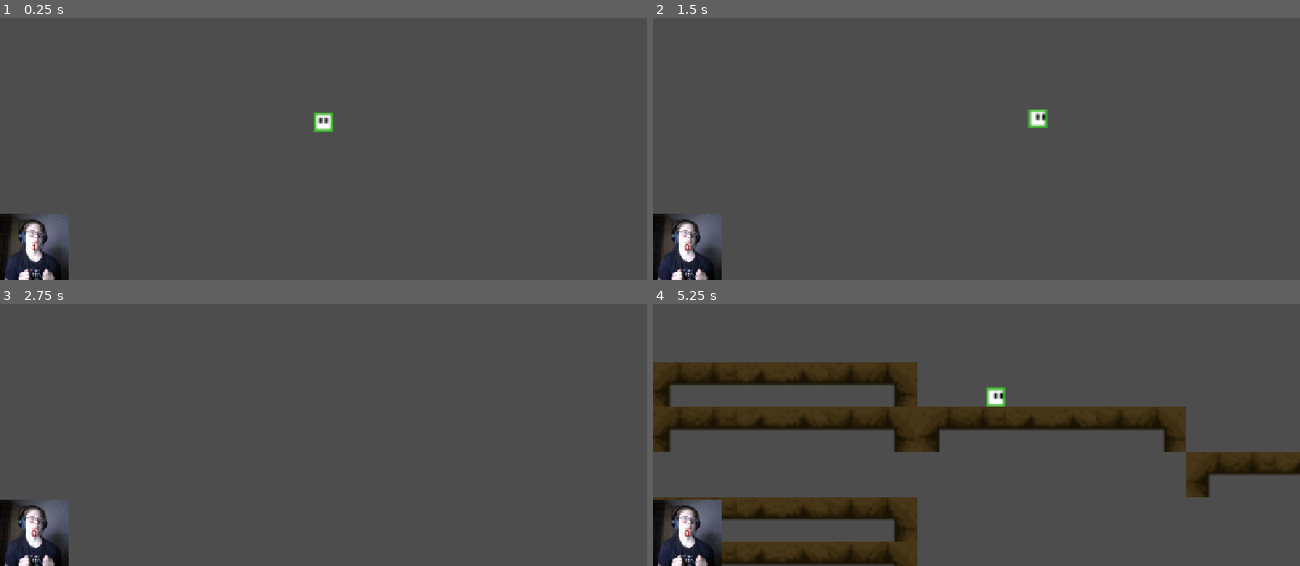
Above: before the commit, frames 1-4 (two rows, left to right).
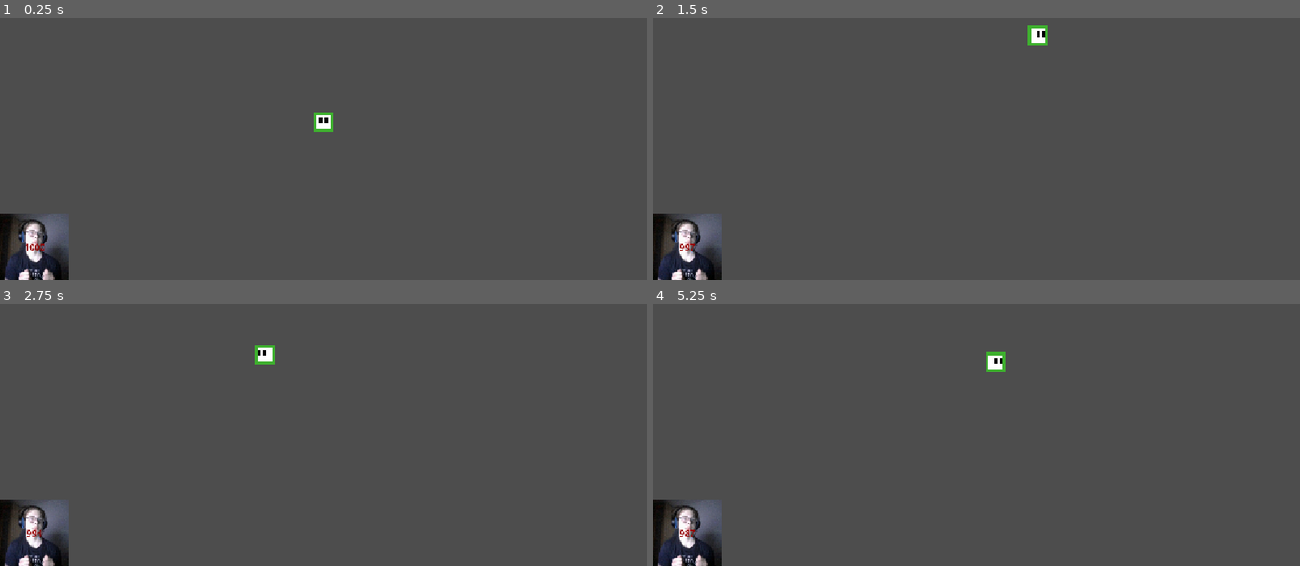
Above: after the commit, the same moments.

Repository: bk23miner/le-Gabe
Game: Godot game, scene res://scenes/Main.tscn
Same seed, same stepped clock (60 frames per second), same inputs: the game is played once before the commit and once after it.
Inputs:
- Up to frame 1 (0.25 s): no input
- Up to frame 2 (1.5 s): hold D (right) from 0.53 s (still down); tap Shift (dash) at 0.6 s; tap Space (jump) at 0.77, 0.8, 1.07, 1.35 s
- Up to frame 3 (2.75 s): tap Space (jump) at 1.52, 1.82, 2.3 s; tap Shift (dash) at 1.55, 2.1 s; release D (right) at 2.03 s; hold A (left) from 2.03 s (still down)
- Up to frame 4 (5.25 s): release A (left) at 2.78 s; hold D (right) 2.78-4.28 s; tap Shift (dash) at 2.85, 4.35, 5.1 s; tap Space (jump) at 3.02, 3.32, 3.6, 3.77, 4.07, 4.52, 4.82 s; hold A (left) 4.28-5.03 s; hold D (right) from 5.03 s (still down)

The runs differ from the first frame. In frame 1, 0.2% of the frame differs, in the area x 4-52%, y 36-89%; in frame 2, 0.5%; in frame 3, 0.3%; in frame 4, 21%, in the area x 0-100%, y 18-100%.

Commit message:
halber dash

Diff:
--- a/project.godot
+++ b/project.godot
@@ -63,4 +63,5 @@
 
 [rendering]
 
+textures/canvas_textures/default_texture_filter=0
 rendering_device/driver.windows="d3d12"
--- a/scripts/player.gd
+++ b/scripts/player.gd
@@ -4,8 +4,8 @@
 @export var jump_speed = -180
 @export var gravity = 400
 
-@export var remaining_djumps = 1
-@export var remaining_dash = 0
+@export var remaining_djumps = 1000
+@export var remaining_dash = 3
 @export var remaining_walljump = 0
 
 func _physics_process(delta):
@@ -34,3 +34,5 @@
 		Body.play("left")
 	elif direction == 0:
 		Body.play("idle")
+	if Input.is_action_just_pressed("dash"):
+		velocity = Input.get_vector("left", "right","up","down") * speed *3
